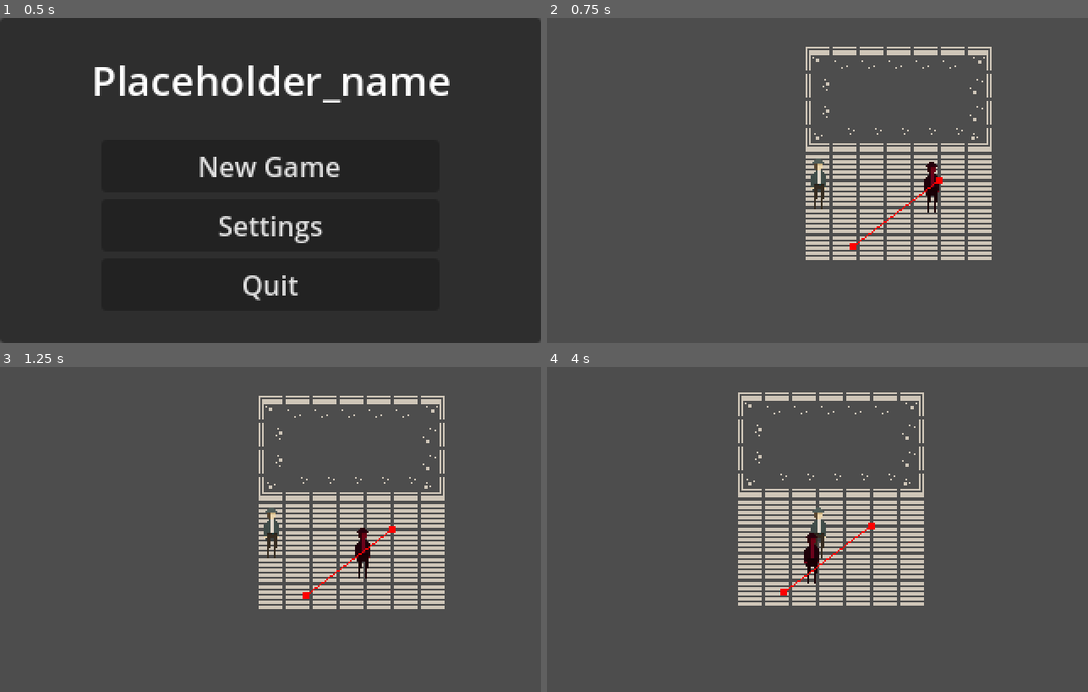
Above: before the commit, frames 1-4 (two rows, left to right).
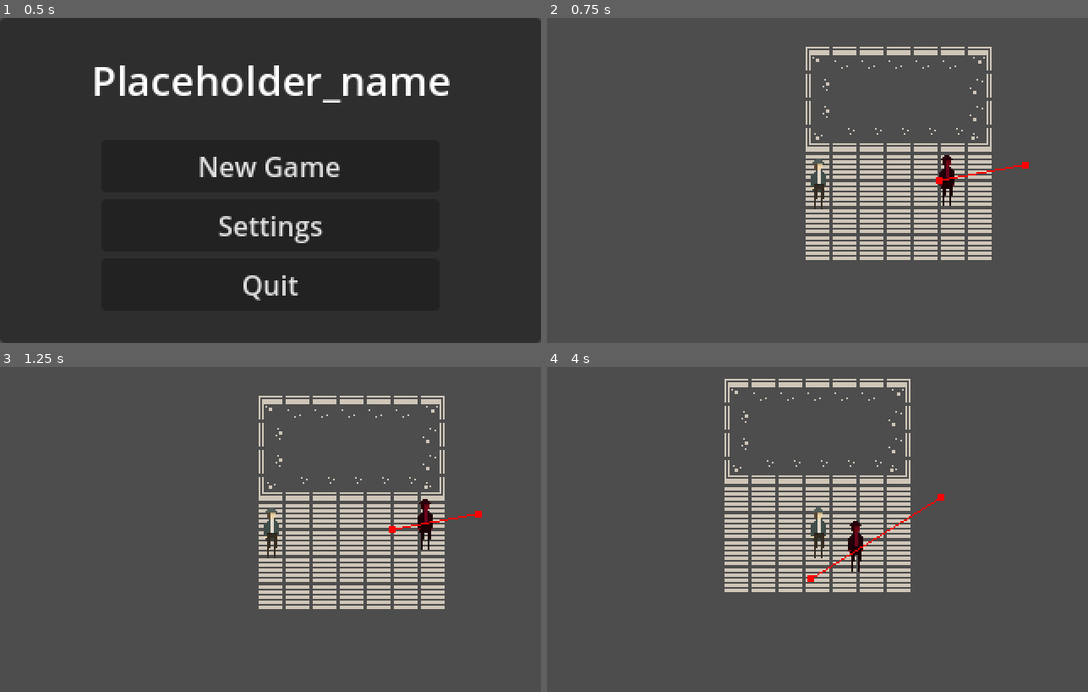
Above: after the commit, the same moments.

Repository: xleepy/ldjam57
Game: Godot game, scene res://scenes/main.tscn
The game is run twice, just before and just after one commit, with the same random seed, the same clock (stepped at 60 frames per second) and the same inputs.
Inputs:
- Up to frame 1 (0.5 s): no input
- Up to frame 2 (0.75 s): click "New Game" at 0.5 s
- Up to frame 3 (1.25 s): no input
- Up to frame 4 (4 s): tap Enter at 1.25 s; hold D (move_right) 1.28-2.03 s; hold S (move_down) 2.03-2.78 s; hold D (move_right) 2.78-3.53 s; hold W (move_up) from 3.53 s (still down)

Frame 1 is identical in both runs. In frame 2, 0.7% of the frame differs, in the area x 55-90%, y 42-72%; in frame 3, 0.7%; in frame 4, 12%, in the area x 32-74%, y 3-74%.

Commit message:
Refactoring

Diff:
--- a/scripts/enemy.gd
+++ b/scripts/enemy.gd
@@ -6,6 +6,12 @@
 
 @onready var navigation_agent: NavigationAgent2D = $NavigationAgent2D
 
+func random_position() -> Vector2:
+	var viewport_rect = get_viewport_rect().size
+	var randX = randf_range(0, viewport_rect.x)
+	var randY = randf_range(0, viewport_rect.y)
+	return Vector2(randX, randY)
+
 func _ready():
 	# These values need to be adjusted for the actor's speed
 	# and the navigation layout.
@@ -13,10 +19,8 @@
 	navigation_agent.target_desired_distance = 2.0
 	# keep agent on same place for now
 	actor_setup.call_deferred()
-	var viewport_rect = get_viewport_rect().size
-	var randX = randf_range(0, viewport_rect.x)
-	var randY = randf_range(0, viewport_rect.y)
-	make_path(Vector2(randX, randY))
+	var possible_position = random_position()
+	make_path(possible_position)
 
 func actor_setup():
 	# Wait for the first physics frame so the NavigationServer can sync.
@@ -54,7 +58,5 @@
 
 
 func _on_navigation_agent_2d_navigation_finished() -> void:
-	var viewport_rect = get_viewport_rect().size
-	var randX = randf_range(0, viewport_rect.x)
-	var randY = randf_range(0, viewport_rect.y)
-	make_path(Vector2(randX, randY)) # Replace with function body.
+	var possible_position = random_position()
+	make_path(possible_position)
